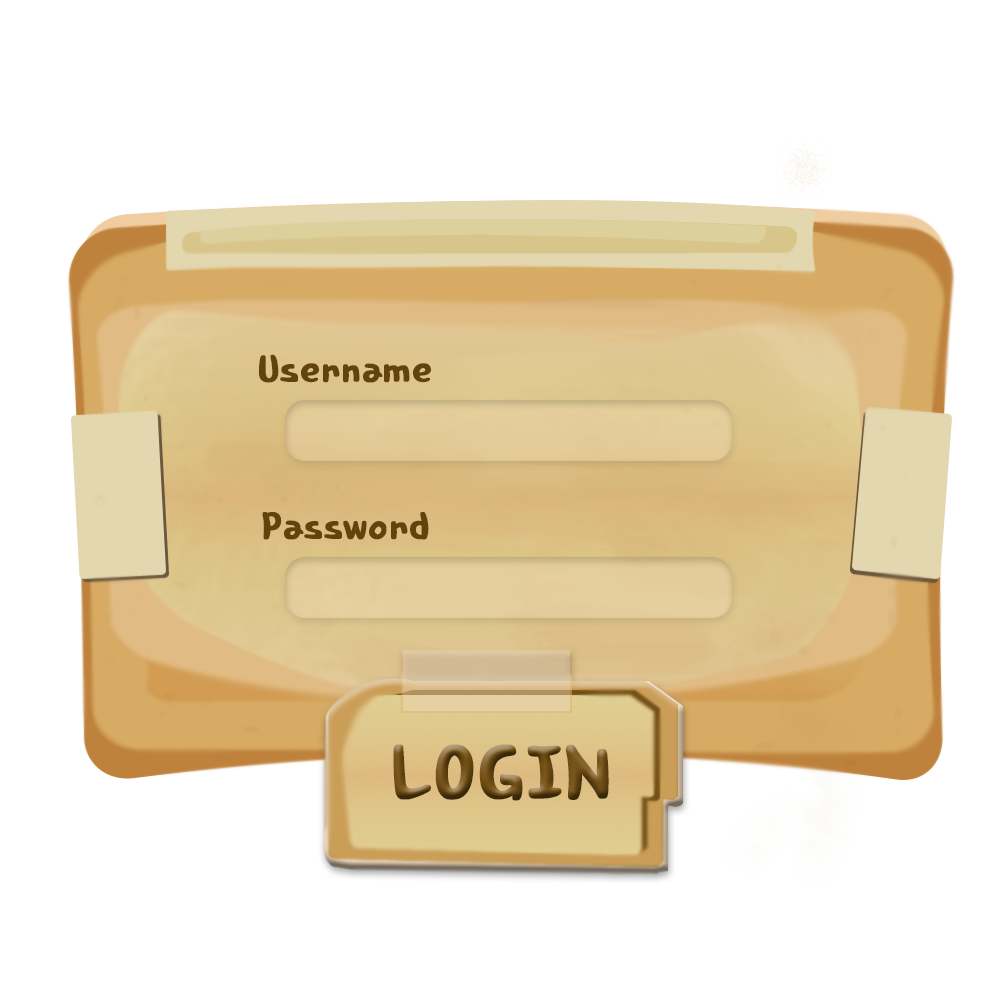
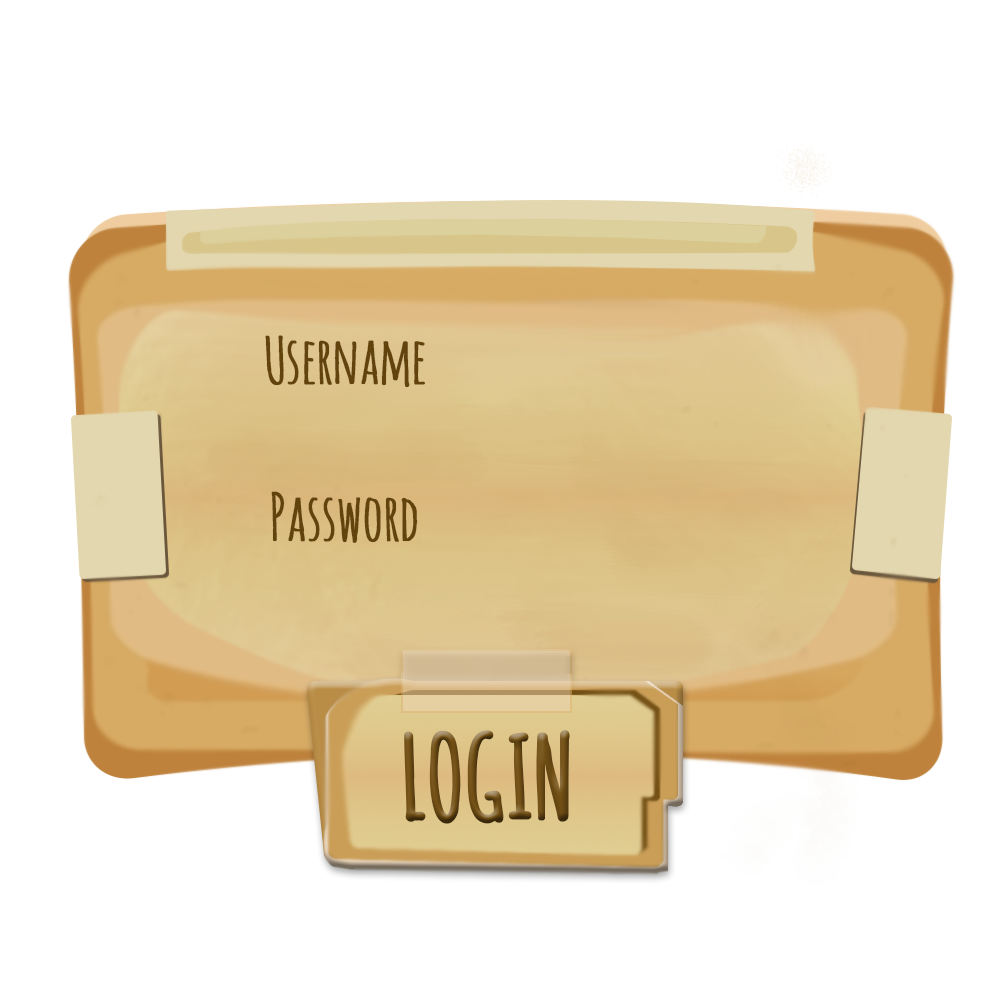
Revision of a layered w=1000, h=1000 image; what changed, layer by layer:
painted on "LOGIN" over <box>393,730,609,824</box>
showed "Rounded Rectangle 2 copy" over <box>307,681,683,871</box>
painted on "Password" over <box>262,491,429,543</box>
hid "Rounded Rectangle 1 copy" over <box>285,557,732,618</box>
painted on "Username" over <box>259,335,431,388</box>
hid "Rounded Rectangle 1" over <box>285,400,732,461</box>
